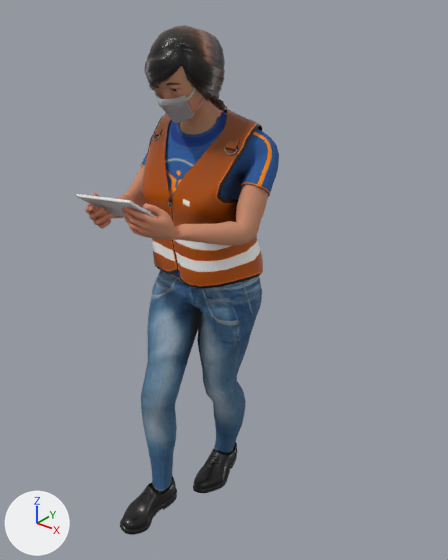
Before and after pictures for a commit that changed the FBX model Assets/HumanWorker/Meshes/Model.fbx.
One viewpoint serves both versions: a 50 mm camera at (1.278, -1.447, 1.846) aimed at (0.084, 0.046, 0.921). The lights are fixed; the arrows at lower left show +X, +Y and +Z. The older version comes first. Vertices at exactly the same position are counted once.

In view in the first picture: 'AsianWoman_Mesh'.
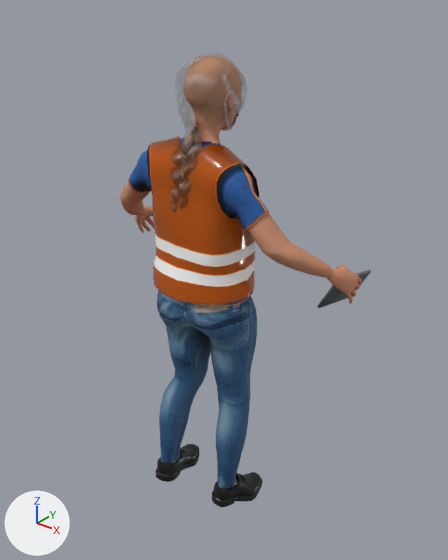
What changed in the scene script:
```text
Change img_hair_base_color_png:
    img_hair_base_color_png: load_image('Hair_base_color.png', '../Textures/Hair_base_color.png', 2048, 2048, 'sRGB') -> load_image('Hair_base_color.png', '../Textures/Hair_base_color.png', 2048, 2048, 'Non-Color')
Add img_tablet_base_color_png:
    img_tablet_base_color_png = load_image('Tablet_base_color.png', '../Textures/Tablet_base_color.png', 2048, 2048, 'sRGB')
Change mat_hair:
    add n6 = _N.new('ShaderNodeTexImage'); n6.name = 'Image Texture.002'
    add n6.image = img_hair_base_color_png
    where n0 = _N.new('ShaderNodeBsdfPrincipled'); n0.name = 'Principled BSDF'
    add _L.new(n6.outputs[0], n0.inputs[4])  # 'Color' to 'Alpha'
Change mat_tablet:
    where n2 = _N.new('ShaderNodeTexImage'); n2.name = 'Image Texture'
    where n0 = _N.new('ShaderNodeBsdfPrincipled'); n0.name = 'Principled BSDF'
    remove _L.new(n2.outputs[0], n0.inputs[1])  # 'Color' to 'Metallic'
    n2.image: img_tablet_tablet_metallicsmoothness_png -> img_tablet_base_color_png
    add n3 = _N.new('ShaderNodeTexImage'); n3.name = 'Image Texture.001'
    add n3.image = img_tablet_tablet_metallicsmoothness_png
    add _L.new(n2.outputs[0], n0.inputs[0])  # 'Color' to 'Base Color'
    add _L.new(n3.outputs[0], n0.inputs[1])  # 'Color' to 'Metallic'
Change me_mesh:
    used by ob_asianwoman_mesh; location = (0.001, -0.163, 0.632); rotation_euler = (1.571, 0.0, 0.0), in degrees (90, 0, 0); scale = (0.01, 0.01, 0.01)
    remove me_mesh.from_pydata(...)  # 19726 vertices, 35208 faces; spans x -26.0..27.0, y -63.0..110.0, z -36.0..25.0
    add me_mesh.from_pydata(...)  # 19774 vertices, 35208 faces; spans x -1422.0..3539.0, y -5039.0..4281.0, z -73.0..16510.0
    me_mesh part 1: the loose piece of 40 vertices spanning x 15.0..18.0, y 76.0..80.0, z -17.0..-13.0 is multiplied about its middle by the matrix ((-2.172, -4.818, 93.353), (93.1, -4.821, 3.832), (5.124, 93.935, 5.046)), then moved by (221.0, 933.0, 13440.0)
    me_mesh part 2: the loose piece of 40 vertices spanning x -14.0..-11.0, y 76.0..80.0, z -16.0..-12.0 is multiplied about its middle by the matrix ((0.604, 0.807, 94.229), (95.324, -3.439, 0.887), (4.891, 94.462, -0.111)), then moved by (461.0, -1791.0, 13303.0)
    me_mesh part 3: 104 loose pieces with 19155 vertices, spanning x -26.0..27.0, y -63.0..110.0, z -36.0..25.0, are deleted
    me_mesh part 4: 19203 vertices added at x -1422.0..3539.0, y -5039.0..4281.0, z -73.0..16510.0
    other edits to the shape of me_mesh do not show in these pictures
Change ob_asianwoman_mesh:
    ob_asianwoman_mesh.location: (0.001, -0.163, 0.632) -> (0.0, 0.0, 0.0)
    ob_asianwoman_mesh.rotation_euler: (1.571, 0.0, 0.0) -> (0.0, 0.0, 1.571)  # degrees (90, 0, 0) -> degrees (0, 0, 90)
    ob_asianwoman_mesh.scale: (0.01, 0.01, 0.01) -> (0.0001, 0.0001, 0.0001)
```

Boxes (x1, y1, x2, y2) around the edits, measured in the pictures (448 x 560 px; the box of a moved part takes in the faces that stretch with it):
'AsianWoman_Mesh', surface changed, reshaped, moved, turned, rescaled
    before: (77, 25, 279, 535)
    after: (120, 56, 371, 507)
part 1 of me_mesh, moved or reshaped (not visible afterwards)
    before: (226, 136, 240, 150)
part 2 of me_mesh, moved or reshaped (not visible afterwards)
    before: (154, 124, 165, 136)
part 3 of me_mesh, deleted
    before: (77, 25, 279, 535)
part 4 of me_mesh, added
    after: (120, 56, 371, 507)
